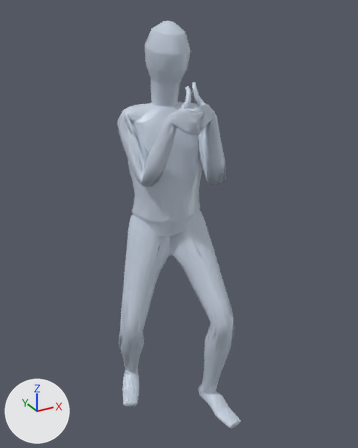
The glTF model app/assets/anims/Base/unarmed_block_hit.glb, before and after one commit.
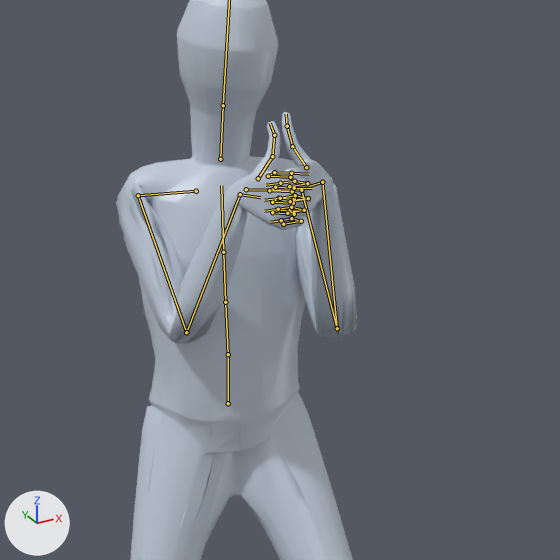
There are two pictures of each version: one whole from a 50 mm camera at (-0.902, -1.696, 1.75) aimed at (0.012, -0.035, 0.919), one close up on the part from 18% to 89% of the width and 7% to 64% of the height. Arrows for +X, +Y and +Z are at lower left; the lights stay in place. The last two pictures show the newer version. Both versions are drawn at frame 4 of the action 'Animation'; the numbers are the values there. The bones that change, and the others that lie on the model, are drawn over the model as lines in the close-ups.

Objects in the first close-up: 'Body_human_male'.
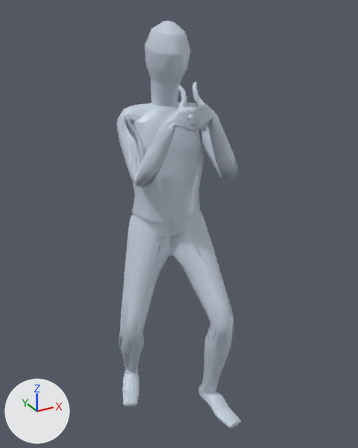
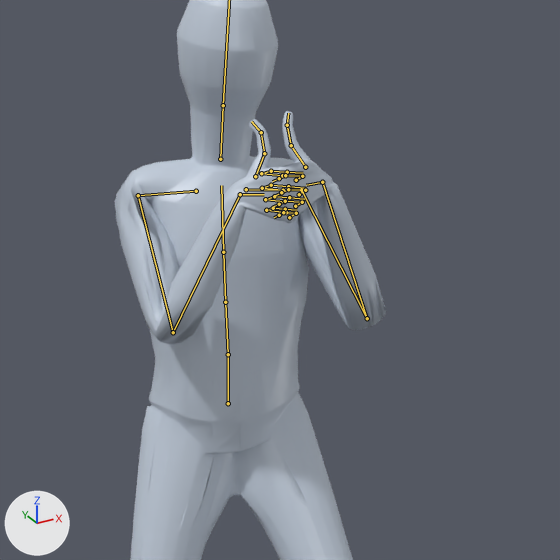
What differs and where, as boxes [x1, y1, x2, y2] in the close-ups (560 x 560 px):
'Body_human_male', posed: before [116, 0, 357, 560]; after [114, 0, 386, 560]
bone 'mixamorig:LeftArm', root to tip: before (301, 190) to (337, 328); after (301, 190) to (367, 318)
bone 'mixamorig:LeftHand', root to tip: before (322, 182) to (310, 186); after (322, 182) to (306, 185)
bone 'mixamorig:RightArm', root to tip: before (138, 195) to (186, 332); after (138, 195) to (173, 332)
bone 'mixamorig:RightHand', root to tip: before (240, 194) to (260, 197); after (240, 194) to (264, 194)

What the commit changed:
Bone 'mixamorig:LeftArm' (bone_mixamorig_leftarm) turns from (-79, -34, -6) to (-64, -32, -12) degrees about its own x, y and z.
Bone 'mixamorig:LeftHand' (bone_mixamorig_lefthand) turns from (-43, -9, 80) to (-58, -22, 81) degrees about its own x, y and z.
Bone 'mixamorig:RightArm' (bone_mixamorig_rightarm) turns from (-82, 37, 36) to (-73, 37, 40) degrees about its own x, y and z.
Bone 'mixamorig:RightHand' (bone_mixamorig_righthand) turns from (-17, 8, -67) to (-52, 15, -67) degrees about its own x, y and z.
